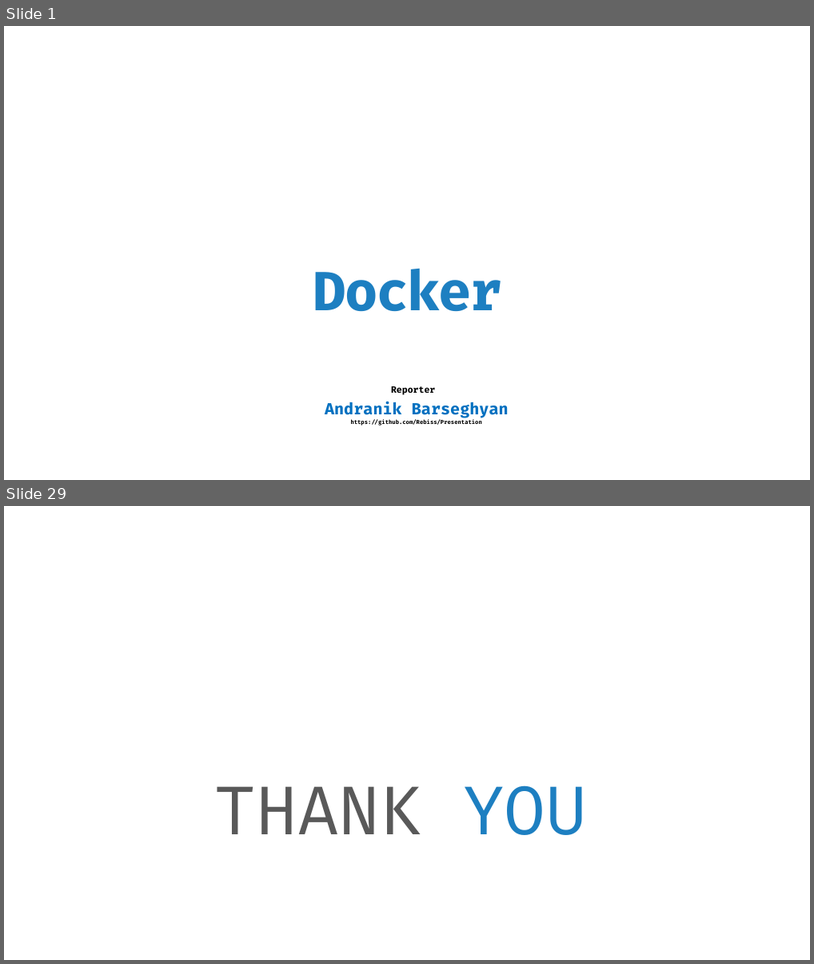
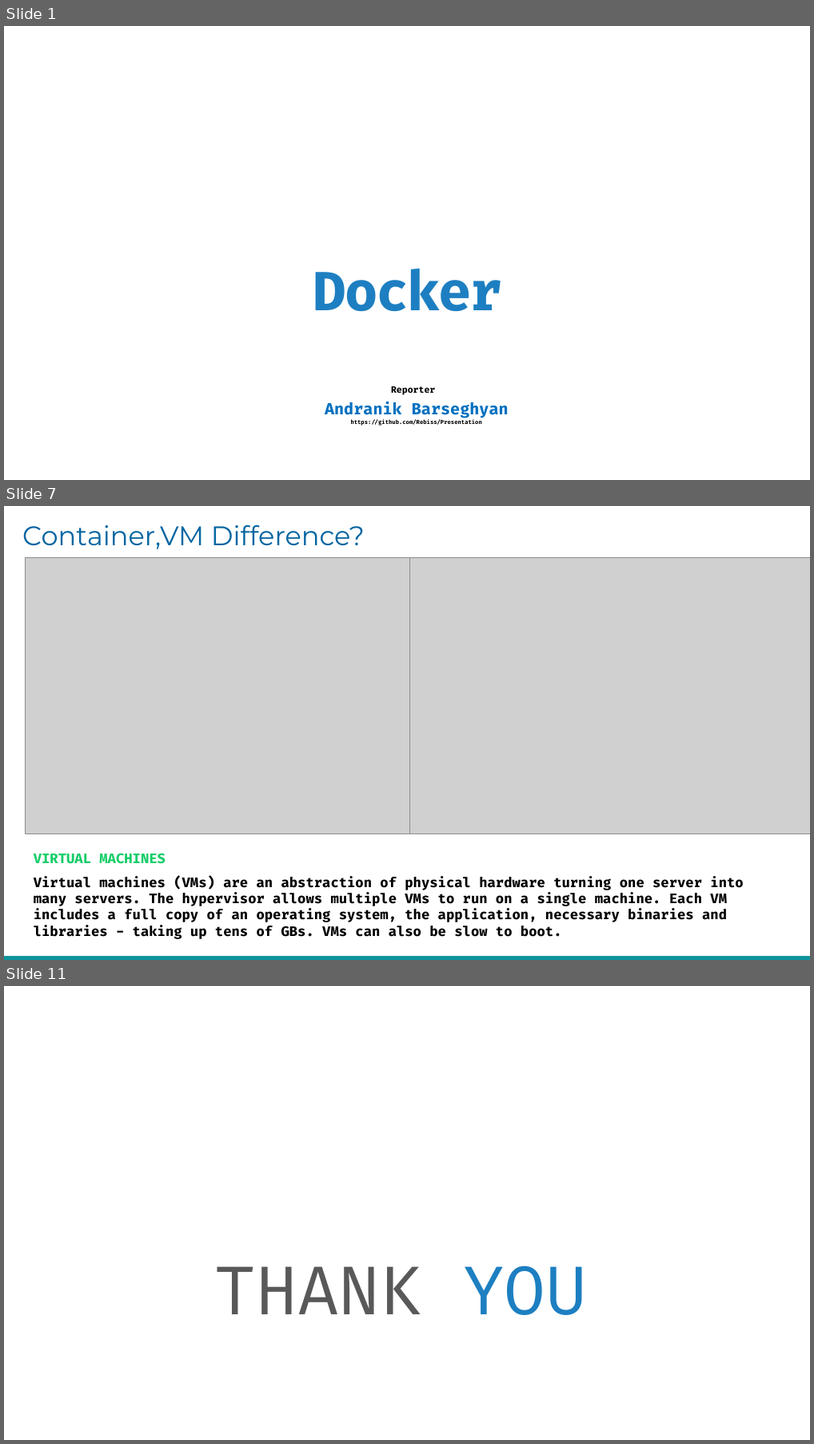
Before and after one commit to nikbarseghyan/Presentation, a slide deck: Docker.pptx. Shown one above the other, each under a label of ours: slides 1 and 29 before the commit, slides 1, 7 and 11 after it; the slides between them are not shown. The pictures are 814x964 and 814x1444 pixels, drawn with LibreOffice and Linux fonts; fonts in the diff are those of the drawing; grey boxes stand for pictures; background and template pictures are left out. Boxes give left, top, right and bottom in pixels: in the first picture for what was removed or moved away, otherwise in the second. Text is boxed around its words. In the diff, an @@ line names an element or a change of style, - is before the commit and + after.

```diff
--- a/Docker.pptx
+++ b/Docker.pptx
@@ slide 7 added at [4,506,810,960], background #FFFFFF @@
@@ text added at [22,525,365,549], 24 pt, text #0365A1 @@
+Container,VM Difference?
@@ picture added at [26,558,410,833] @@
@@ picture added at [404,558,810,833] @@
@@ text added at [34,852,166,864], 12 pt, text gradient #14CD68 to #035C7D, bold @@
+VIRTUAL MACHINES
@@ text added at [34,876,743,939], 12 pt, text #000000, bold @@
+Virtual machines (VMs) are an abstraction of physical hardware turning one server into
+many servers. The hypervisor allows multiple VMs to run on a single machine. Each VM
+includes a full copy of an operating system, the application, necessary binaries and
+libraries - taking up tens of GBs. VMs can also be slow to boot.
@@ rectangle added at [4,956,810,960], fill #0D949D @@
@@ what was slide 29 is now slide 11 @@
```
Also in this commit, not shown: 1 slide changed, 7 other slides added, 26 slides removed.
